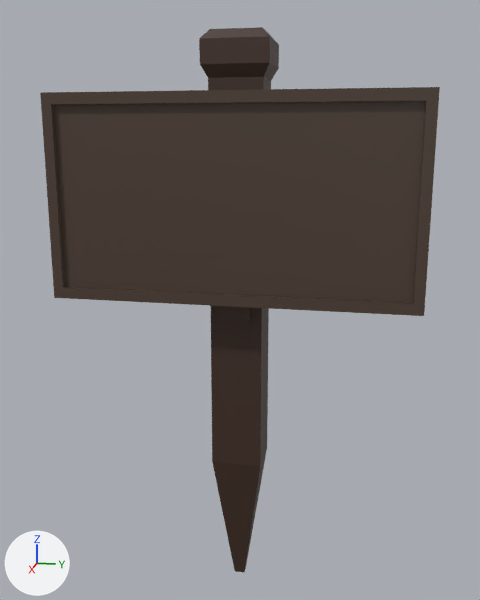
Two versions of the FBX model The Green Carnival Game/Assets/Models/Imported Models/Tightrope sign.fbx, one commit apart.
Before and after are seen from a camera (50 mm lens) standing at (7.09, 1.41, 5.47) and looking at (0.06, 0.01, 3.71). Every picture has the same lights, and +X, +Y and +Z are marked at lower left. Where no turn or scale is listed for an object, it has been applied to the vertices.

In view in the first picture: 'Sign post.004', 'Sign.004'.
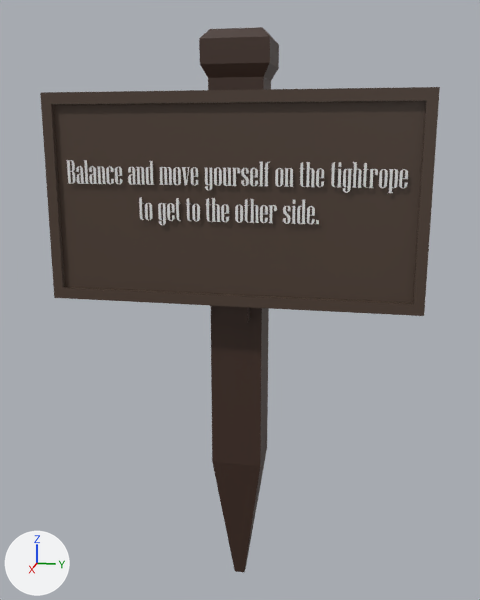
Commit message: Signs redo
converted text to mesh

Boxes [x1, y1, x2, y2] around the edits, measured in the pictures (480 x 600 px):
'Text.007', added: after [66, 160, 408, 225]

The change, as a list of edits to the scene's bpy script:
```text
Add me_text_010:
    me_text_010.from_pydata(...)  # 11614 vertices, 17293 faces; spans x -0.01..0.0, y -1.72..1.71, z -0.41..0.24
Add ob_text_007:
    ob_text_007 = bpy.data.objects.new('Text.007', me_text_010)
    ob_text_007.location = (0.57, 0.0, 5.0)
```
